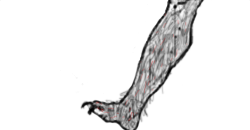
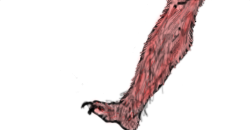
Layered file, before and after one edit (250x130). Changes by layer:
renamed "Calque 7" to "Calque 8", painted on it over [left=88, top=0, right=206, bottom=130]
